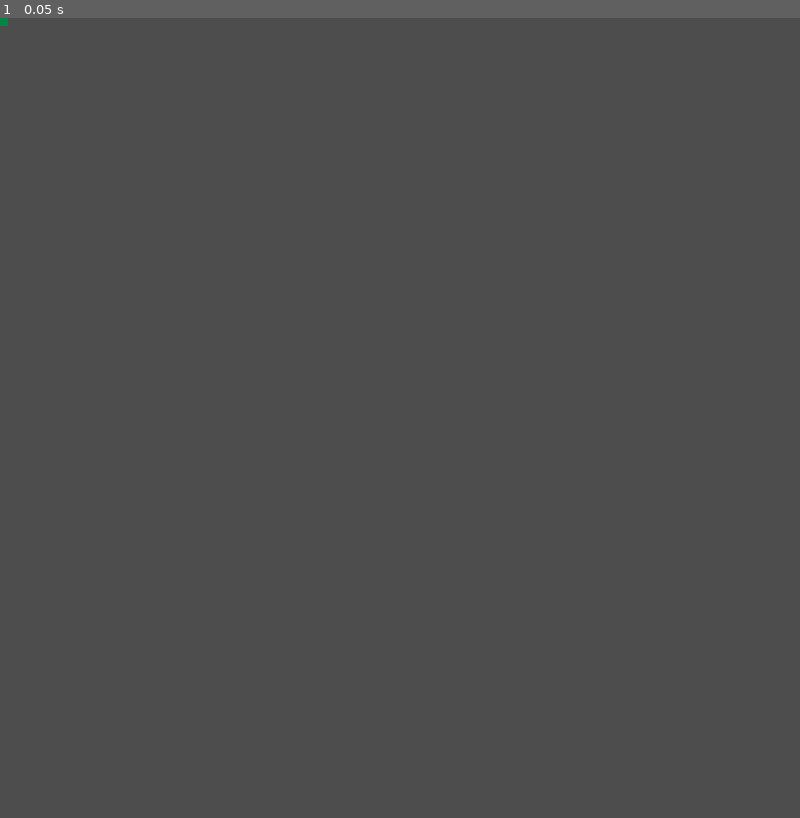
Above: before the commit, frame 1.
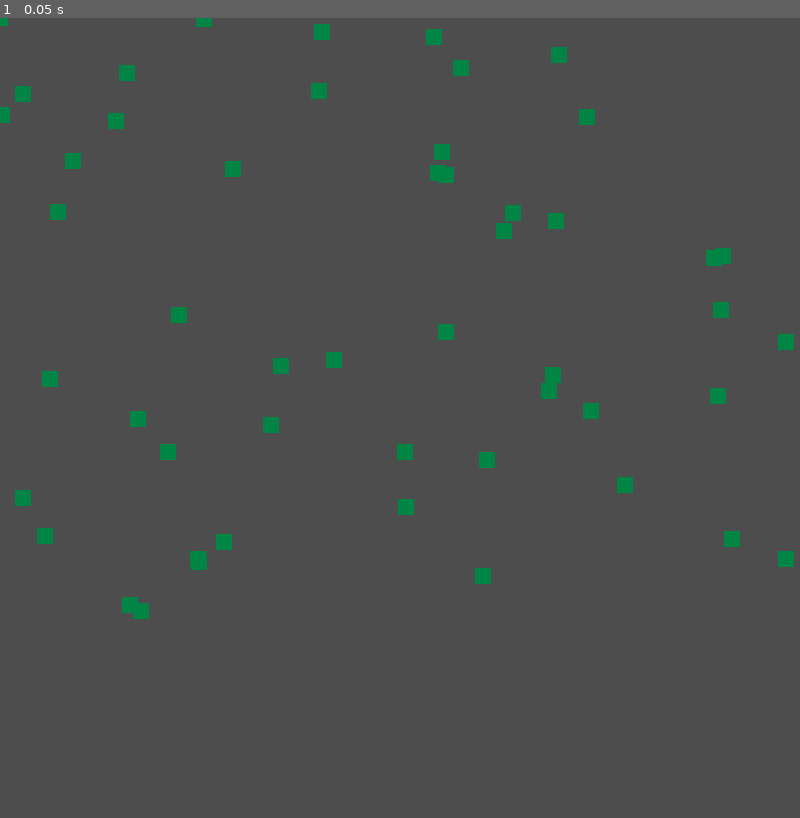
Above: after the commit, the same moment.

Repository: LeonardoMonteblanc/sir_simulator
Game: Godot game, scene res://scenes/main/Principal.tscn
Two runs of this game, one before a commit and one after it. Both use one fixed random seed, a clock stepped at 60 frames per second and the inputs below.
Inputs:
- Up to frame 1 (0.05 s): no input

The runs differ from the first frame. In frame 1, 1.9% of the frame differs, in the area x 0-100%, y 0-76%.

Commit message:
feat(task-23): adiciona distribuição aleatória de agentes

Diff:
--- a/scripts/managers/PopulationManager.gd
+++ b/scripts/managers/PopulationManager.gd
@@ -8,6 +8,11 @@
 func criar_agentes():
 	for i in range(50):
 		var agente = CENA_AGENTE.instantiate()
+
+		agente.position = Vector2(
+			randi_range(0, Constants.LARGURA_AREA),
+			randi_range(0, Constants.ALTURA_AREA)
+		)
 
 		agentes.append(agente)
 		get_tree().current_scene.add_child(agente)
